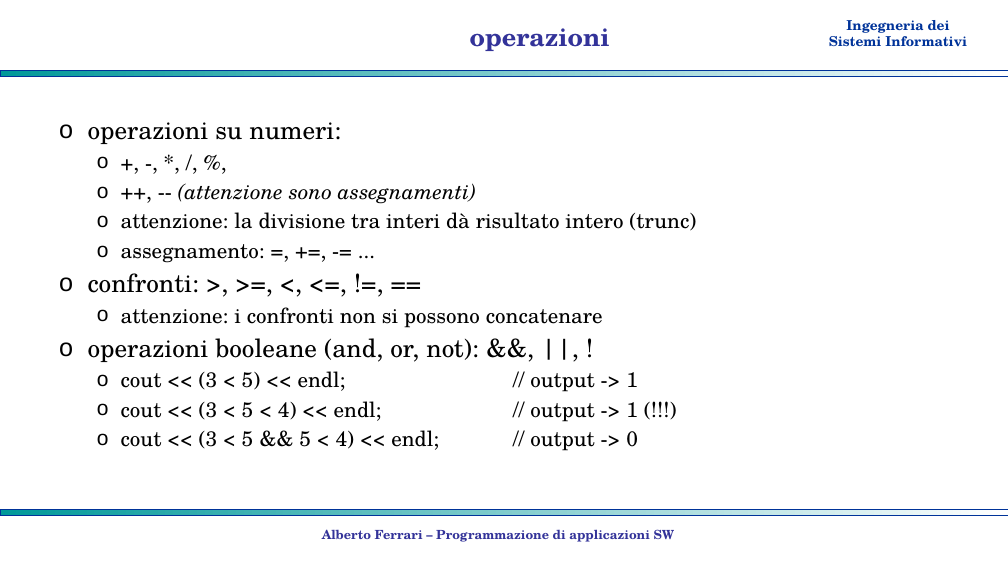
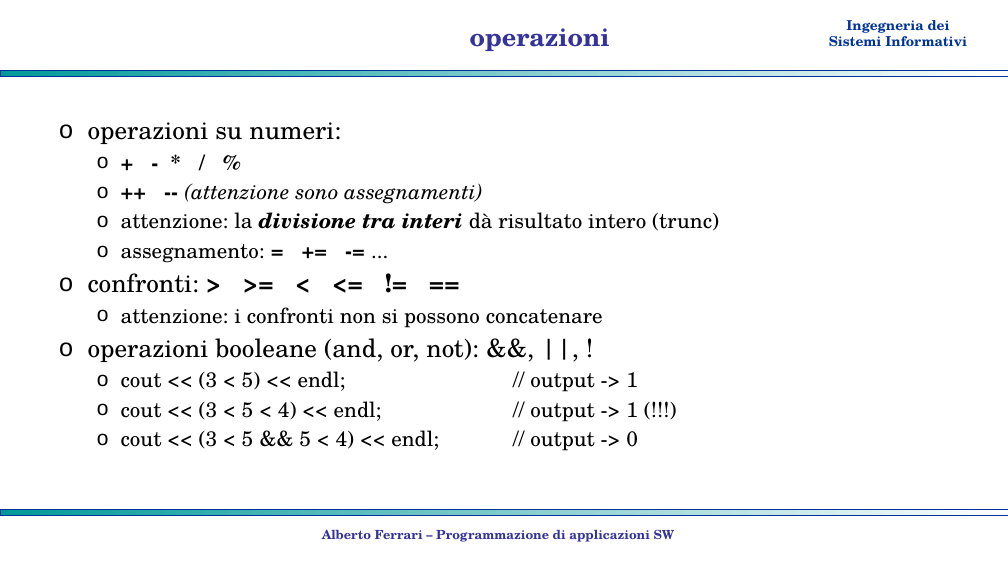
Before and after one commit to albertoferrari/pasw, a slide deck: slide 13 of lezioni/PASW03a - C++ tipi di dato.pptx. Drawn at 1008x567 pixels with LibreOffice and Linux fonts; fonts in the diff are those of the drawing; background and template pictures are left out. Boxes give left, top, right and bottom in pixels: in the first picture for what was removed or moved away, otherwise in the second. Text is boxed around its words. In the diff, an @@ line names an element or a change of style, - is before the commit and + after.

```diff
--- a/lezioni/PASW03a - C++ tipi di dato.pptx
+++ b/lezioni/PASW03a - C++ tipi di dato.pptx
@@ text at (184,183,482,204): text changed @@
-  o +, -, *, /, %,
-  o ++, -- (attenzione sono assegnamenti)
+  o + - * / %
+  o ++ -- (attenzione sono assegnamenti)
@@ text at (121,212,719,231): bold on, italic on in "divisione tra interi" @@
@@ text at (88,244,265,293): text changed; size 24 to 20 pt @@
-  o assegnamento: =, +=, -= ...
-o confronti: >, >=, <, <=, !=, ==
+  o assegnamento: = += -= ...
+o confronti: > >= < <= != ==
```
Also in this commit, not shown: 9 other slides changed, 4 slides added, 3 other files.
